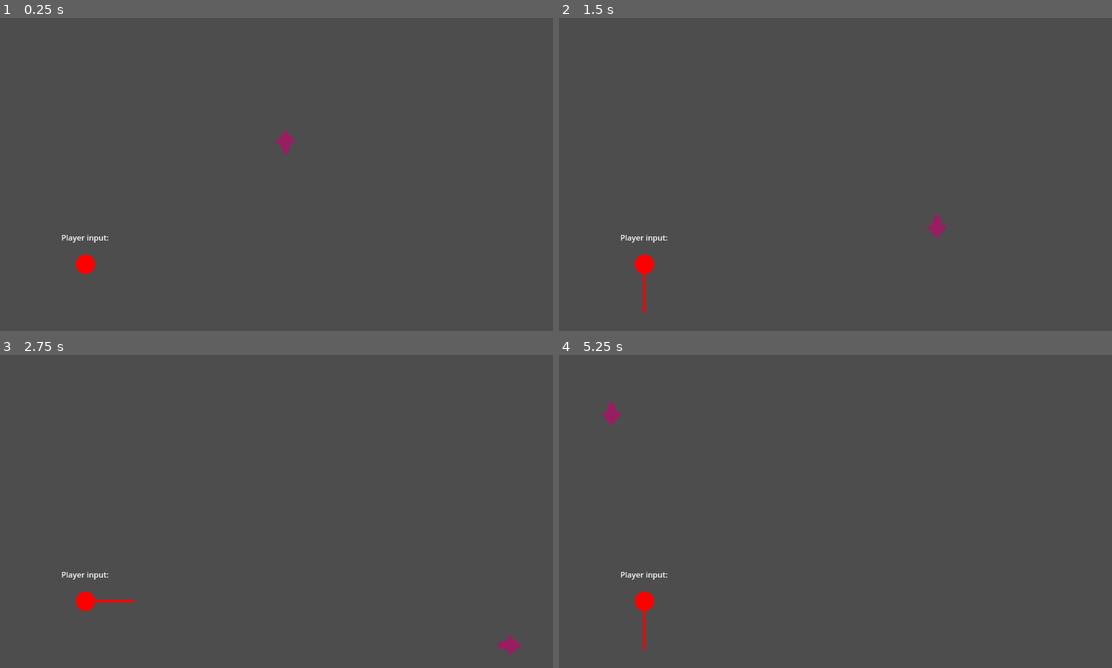
Above: before the commit, frames 1-4 (two rows, left to right).
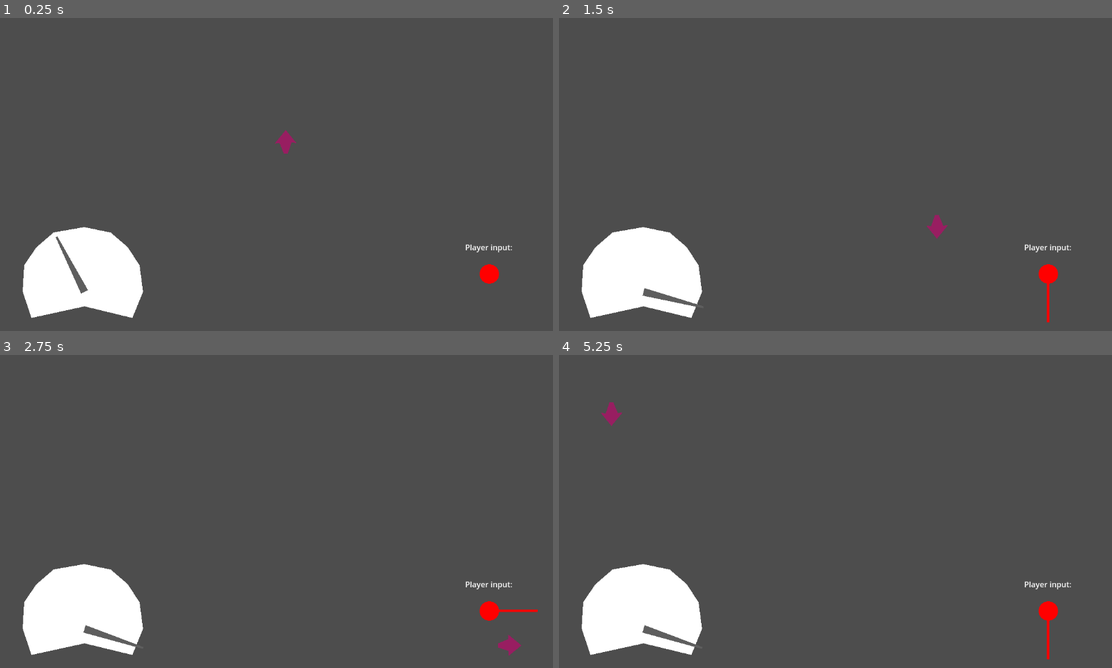
Above: after the commit, the same moments.

Repository: IwailerI/micro-jam-colors
Game: Godot game, scene res://scenes/level/level.tscn
The game is run twice, just before and just after one commit, with the same random seed, the same clock (stepped at 60 frames per second) and the same inputs.
Inputs:
- Up to frame 1 (0.25 s): no input
- Up to frame 2 (1.5 s): hold D (movement_right) 0.53-1.28 s; hold Space (throttle) 0.53-1.28 s; hold S (movement_down) from 1.28 s (still down); tap Space (throttle) at 1.35 s
- Up to frame 3 (2.75 s): release S (movement_down) at 2.03 s; hold D (movement_right) from 2.03 s (still down); hold Space (throttle) from 2.03 s (still down)
- Up to frame 4 (5.25 s): release D (movement_right) at 2.78 s; release Space (throttle) at 2.78 s; hold W (movement_up) 2.78-3.53 s; tap Space (throttle) at 2.85, 4.35 s; hold Space (throttle) 3.53-4.28 s; hold A (movement_left) 3.53-5.03 s; hold S (movement_down) from 5.03 s (still down); hold Space (throttle) from 5.03 s (still down)

The runs differ from the first frame. In frame 1, 5.1% of the frame differs, in the area x 4-93%, y 66-96%; in frame 2, 5.2%; in frame 3, 5.1%; in frame 4, 5.2%, in the area x 4-93%, y 66-98%.

Commit message:
add speedometer

Diff:
--- a/objects/player/player.gd
+++ b/objects/player/player.gd
@@ -1,3 +1,5 @@
+class_name Player
+
 extends CharacterBody2D
 
 enum CollisionAlgo {
@@ -22,7 +24,6 @@
 	var throttle_pressed := Input.is_action_pressed("throttle")
 	var acceleration: float = throttle_acceleration if throttle_pressed else passive_acceleration
 	speed = clamp(speed + acceleration * delta, base_speed, max_speed)
-	print(speed)
 
 	# handling direction
 	var inp := Input.get_vector("movement_left", "movement_right", "movement_up", "movement_down")
--- /dev/null
+++ b/objects/ui/speedometer.gd
@@ -0,0 +1,17 @@
+extends Node2D
+
+@export var hand: Node2D = null
+@export var player: Player = null
+@export var min_angle: float = PI * (-1.1)
+@export var max_angle: float = PI * 0.1
+
+# TODO: get from player
+@onready var max_speed: float = player.max_speed
+
+
+func _process(_delta: float) -> void:
+	# TODO: get from player
+	var speed: float = player.speed
+
+	# hand.rotation = (1 - speed / max_speed) * PI * (-1)
+	hand.rotation = lerp(min_angle, max_angle, speed / max_speed)
--- /dev/null
+++ b/objects/ui/speedometer.tscn
@@ -0,0 +1,18 @@
+[gd_scene load_steps=2 format=3 uid="uid://tjya1g7djfw1"]
+
+[ext_resource type="Script" uid="uid://cowjeph8hghub" path="res://objects/ui/speedometer.gd" id="1_qy0ci"]
+
+[node name="Speedometer" type="Node2D" node_paths=PackedStringArray("hand")]
+rotation = 0.000483661
+script = ExtResource("1_qy0ci")
+hand = NodePath("SpeedometerHand")
+
+[node name="SpeedometerBg" type="Polygon2D" parent="."]
+polygon = PackedVector2Array(-128, -1, -125, -55, -100, -92, -64, -123, -1, -134, 54, -123, 89, -93, 114, -55, 121, 0, 99.0261, 53.9521, 0.0145098, 30, -109.974, 54.0532)
+
+[node name="SpeedometerHand" type="Node2D" parent="."]
+
+[node name="SpeedometerHandSprite" type="Polygon2D" parent="SpeedometerHand"]
+rotation = 1.5708
+color = Color(0.370364, 0.370364, 0.370364, 1)
+polygon = PackedVector2Array(-8, 0, -2, -128, 2, -128, 8, 0)
--- a/scenes/level/level.tscn
+++ b/scenes/level/level.tscn
@@ -1,7 +1,8 @@
-[gd_scene load_steps=5 format=3 uid="uid://be41k6pgj28jm"]
+[gd_scene load_steps=6 format=3 uid="uid://be41k6pgj28jm"]
 
 [ext_resource type="PackedScene" uid="uid://cdj8wgxuxnkiv" path="res://objects/player/player.tscn" id="1_jww0w"]
 [ext_resource type="PackedScene" uid="uid://byhqyeheckqeq" path="res://objects/player/input_direction.tscn" id="2_nbgty"]
+[ext_resource type="PackedScene" uid="uid://tjya1g7djfw1" path="res://objects/ui/speedometer.tscn" id="3_i166f"]
 
 [sub_resource type="WorldBoundaryShape2D" id="WorldBoundaryShape2D_jww0w"]
 
@@ -16,9 +17,6 @@
 max_speed = 800.0
 throttle_acceleration = 1000.0
 passive_acceleration = -200.0
-
-[node name="InputDirection" parent="." instance=ExtResource("2_nbgty")]
-position = Vector2(177, 510)
 
 [node name="WorldBorder" type="StaticBody2D" parent="."]
 
@@ -45,3 +43,12 @@
 [node name="CollisionShape2D" type="CollisionShape2D" parent="StaticBody2D2"]
 position = Vector2(869.5, 309)
 shape = SubResource("RectangleShape2D_jww0w")
+
+[node name="UI" type="Node2D" parent="."]
+
+[node name="InputDirection" parent="UI" instance=ExtResource("2_nbgty")]
+position = Vector2(1013, 530)
+
+[node name="Speedometer" parent="UI" node_paths=PackedStringArray("player") instance=ExtResource("3_i166f")]
+position = Vector2(175, 567)
+player = NodePath("../../Player")
Not shown, added: objects/ui/speedometer.gd.uid
